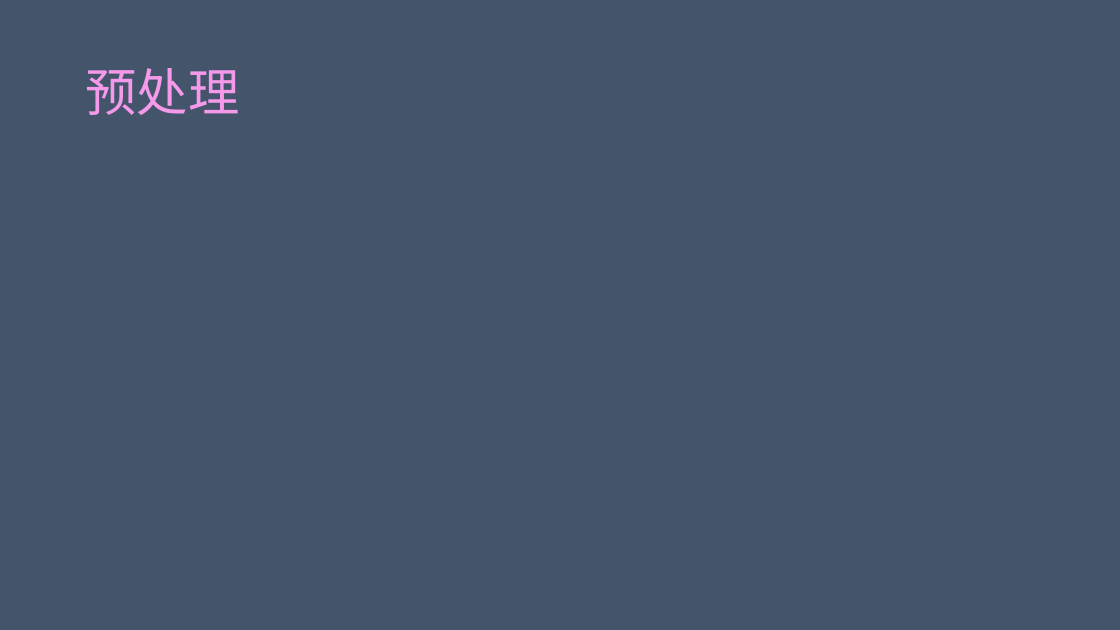
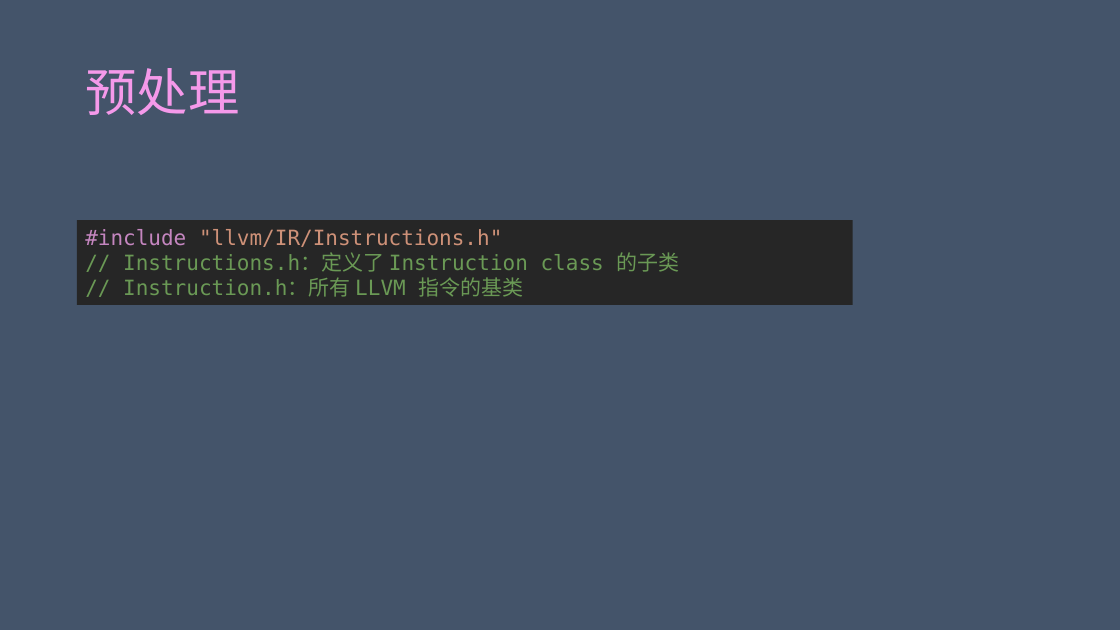
Before and after one commit to achieveartificialintelligence/download, a slide deck: slide 6 of Kaleidoscope/Ch5/Kaleidoscope.pptx. Drawn at 1120x630 pixels with LibreOffice and Linux fonts; fonts in the diff are those of the drawing. Boxes give left, top, right and bottom in pixels: in the first picture for what was removed or moved away, otherwise in the second. Text is boxed around its words. In the diff, an @@ line names an element or a change of style, - is before the commit and + after.

```diff
--- a/Kaleidoscope/Ch5/Kaleidoscope.pptx
+++ b/Kaleidoscope/Ch5/Kaleidoscope.pptx
@@ rectangle added at <box>77,220,853,305</box>, fill #262626, 18 pt, text #6A9955 @@
+#include "llvm/IR/Instructions.h"
+// Instructions.h：定义了 Instruction class 的子类
+// Instruction.h：所有 LLVM 指令的基类
```
Also in this commit, not shown: 11 slides added.
